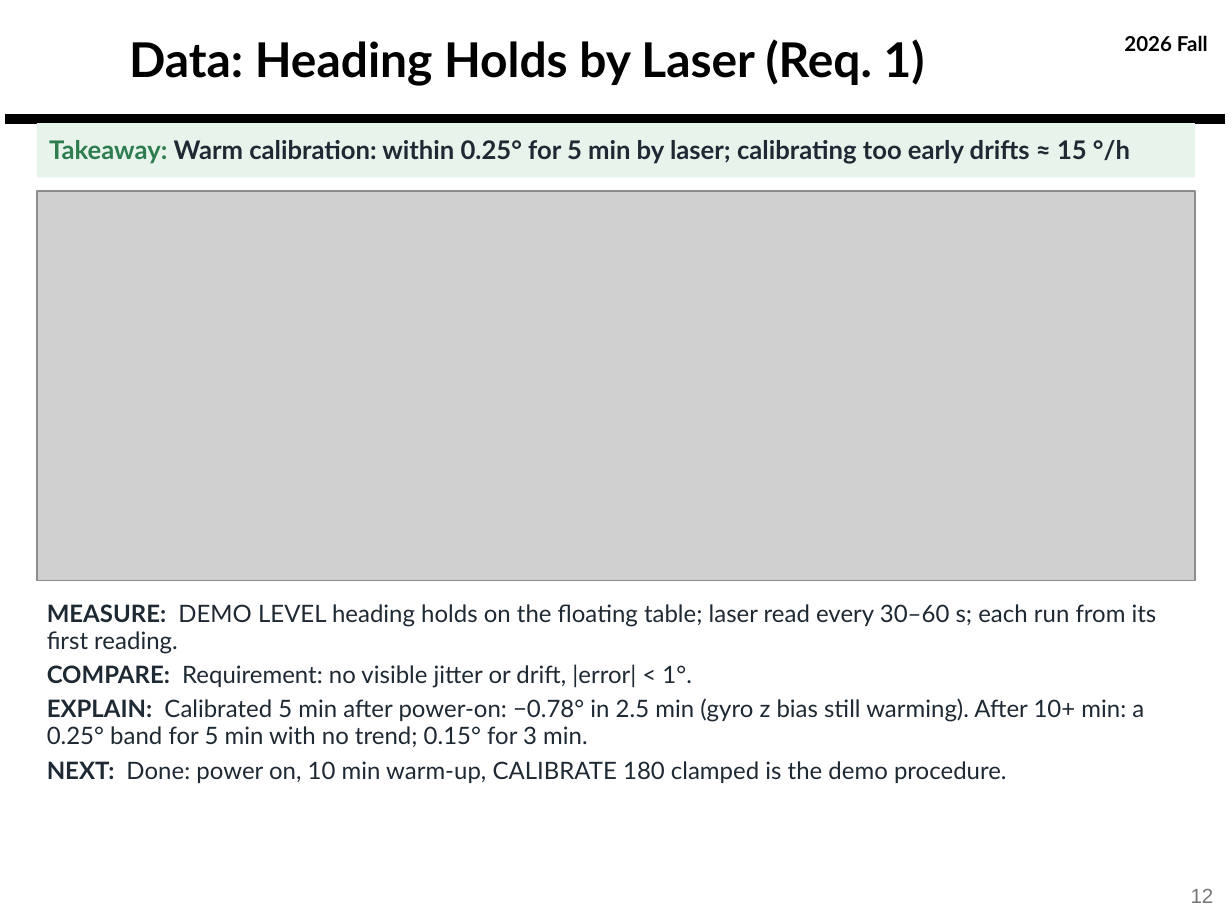
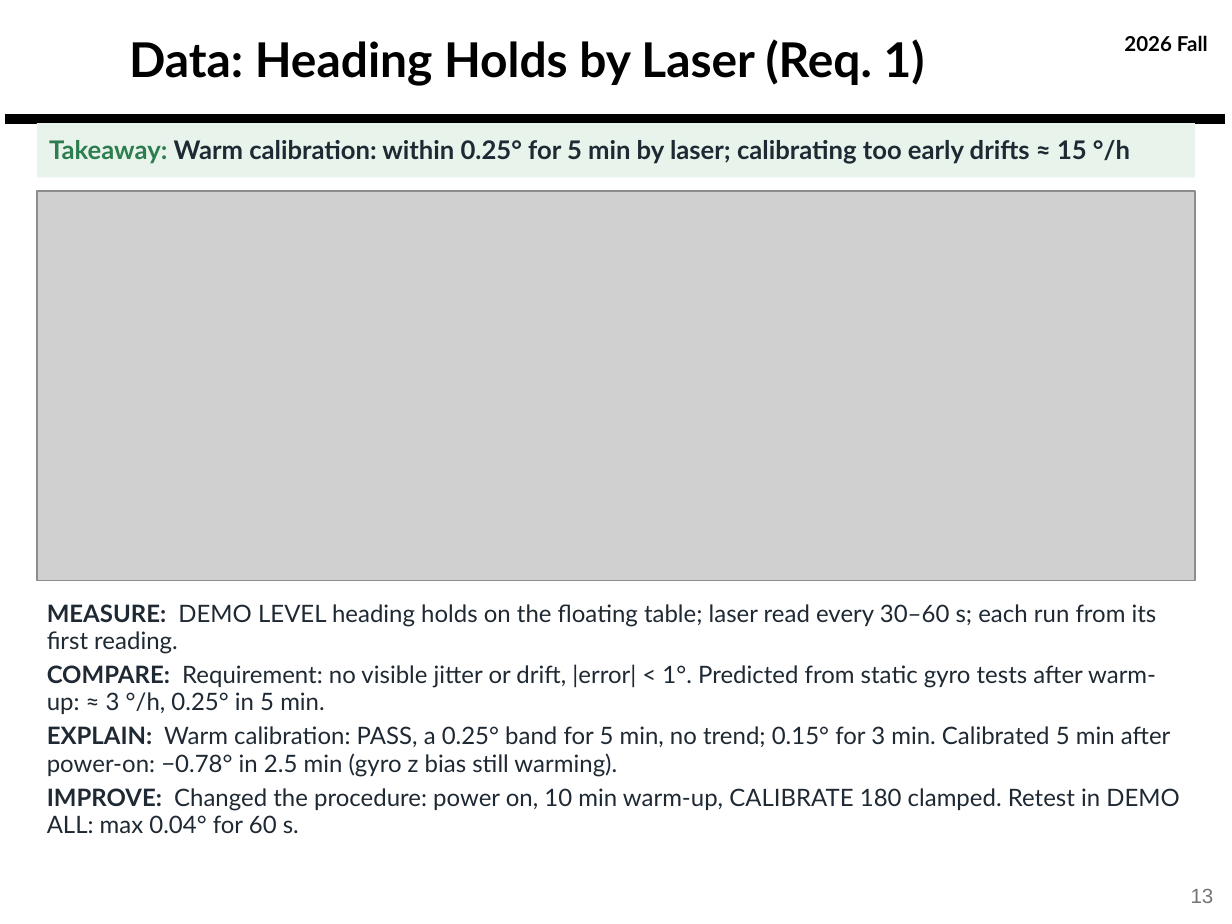
Before and after one commit to derek-weissinger-usafa/Astro-331-Lab-8, a slide deck: slide 13 of Reports/Astro 331 Lab 8_2_3 Body Final Pres.pptx (slide 12 before the commit). Drawn at 1232x924 pixels with LibreOffice and Linux fonts; fonts in the diff are those of the drawing; grey boxes stand for pictures; background and template pictures are left out. Boxes give left, top, right and bottom in pixels: in the first picture for what was removed or moved away, otherwise in the second. Text is boxed around its words. In the diff, an @@ line names an element or a change of style, - is before the commit and + after.

```diff
--- a/Reports/Astro 331 Lab 8_2_3 Body Final Pres.pptx
+++ b/Reports/Astro 331 Lab 8_2_3 Body Final Pres.pptx
@@ text at [47,664,1180,833]: text changed @@
-COMPARE: Requirement: no visible jitter or drift, |error| < 1°.
-EXPLAIN: Calibrated 5 min after power-on: −0.78° in 2.5 min (gyro z bias still warming). After 10+ min: a 0.25° band for 5 min with no trend; 0.15° for 3 min.
-NEXT: Done: power on, 10 min warm-up, CALIBRATE 180 clamped is the demo procedure.
+COMPARE: Requirement: no visible jitter or drift, |error| < 1°. Predicted from static gyro tests after warm-up: ≈ 3 °/h, 0.25° in 5 min.
+EXPLAIN: Warm calibration: PASS, a 0.25° band for 5 min, no trend; 0.15° for 3 min. Calibrated 5 min after power-on: −0.78° in 2.5 min (gyro z bias still warming).
+IMPROVE: Changed the procedure: power on, 10 min warm-up, CALIBRATE 180 clamped. Retest in DEMO ALL: max 0.04° for 60 s.
@@ page number at [1191,889,1214,903]: text changed @@
-12
+13
```
Also in this commit, not shown: 30 other slides changed, 1 slide added, 14 other files.
